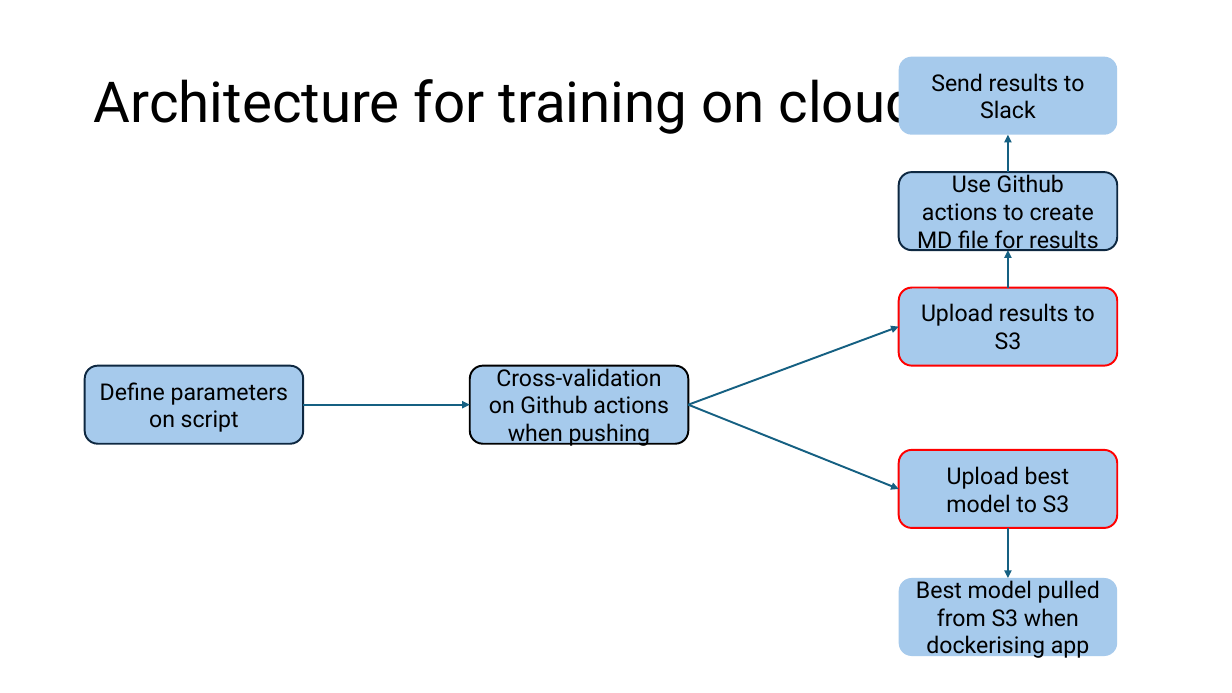
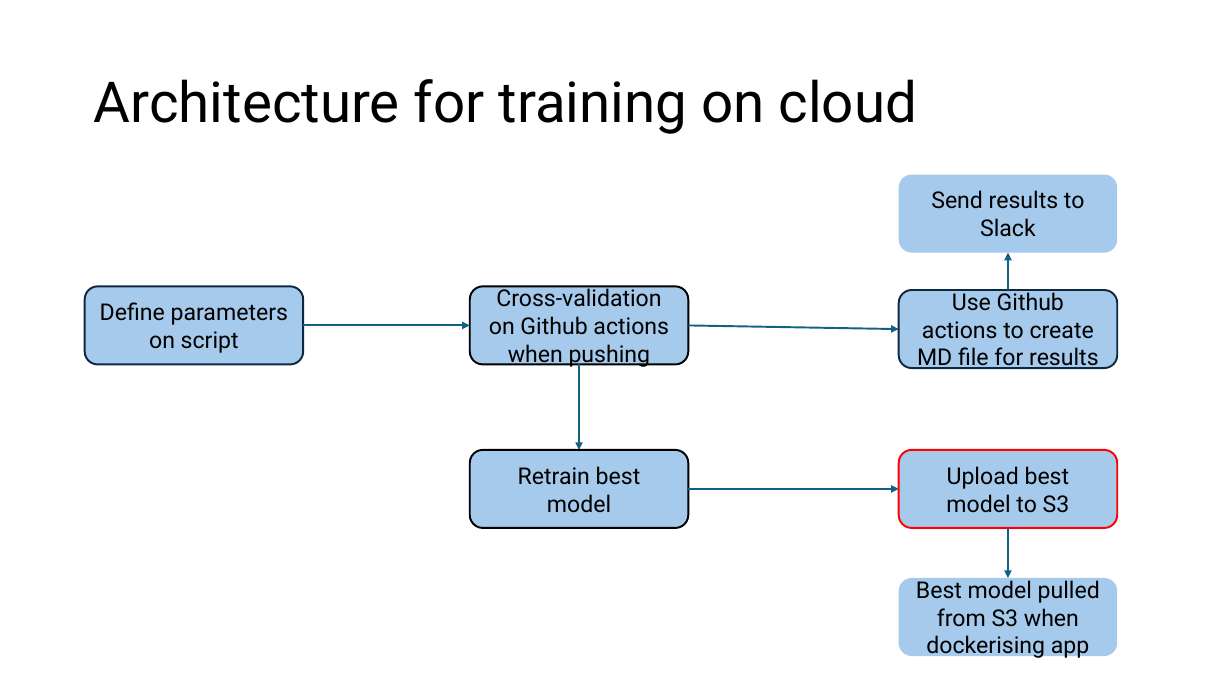
Before and after one commit to ziyu-toh/hdb-resale-prediction, a slide deck: slide 5 of docs/Architecture Overview.pptx (slide 10 before the commit). Drawn at 1232x693 pixels with LibreOffice and Linux fonts; fonts in the diff are those of the drawing. Boxes give left, top, right and bottom in pixels: in the first picture for what was removed or moved away, otherwise in the second. Text is boxed around its words. In the diff, an @@ line names an element or a change of style, - is before the commit and + after.

```diff
--- a/docs/Architecture Overview.pptx
+++ b/docs/Architecture Overview.pptx
@@ rounded rectangle "Send results to Slack": place and size @@
-rounded rectangle "Send results to Slack" at bbox=[899, 56, 1118, 135]
+rounded rectangle "Send results to Slack" at bbox=[899, 175, 1118, 253]
@@ arrow moved from (1008, 172) - (1008, 135) to (1008, 290) - (1008, 252) @@
@@ arrow removed from (1008, 287) to (1008, 250) @@
@@ rounded rectangle "Use Github actions to create ...": place and size @@
-rounded rectangle "Use Github actions to create ..." at bbox=[899, 172, 1118, 250]
+rounded rectangle "Use Github actions to create ..." at bbox=[899, 290, 1118, 369]
@@ rounded rectangle removed at bbox=[899, 287, 1118, 366] @@
-Upload results to S3
@@ 2 rounded rectangles, 1 arrow: place and size @@
-2 rounded rectangles, 1 arrow at bbox=[85, 366, 689, 445]
+2 rounded rectangles, 1 arrow at bbox=[85, 287, 689, 365]
@@ arrow moved from (689, 405) - (899, 327) to (689, 325) - (899, 329) @@
@@ arrow added from (579, 364) to (579, 450), #156082 1.5 pt @@
@@ rounded rectangle added at bbox=[470, 450, 689, 529], fill #A6CAEC, outline #000000 1.5 pt, 18 pt, text #000000 @@
+Retrain best model
@@ arrow moved from (689, 405) - (899, 489) to (689, 489) - (899, 489) @@
```
Also in this commit, not shown: 3 other slides changed, 1 other file.
